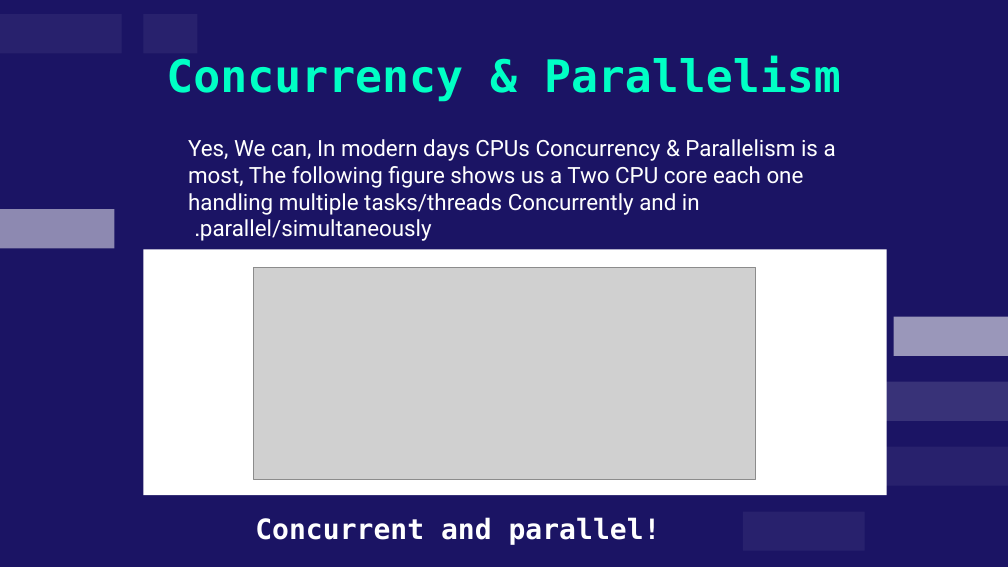
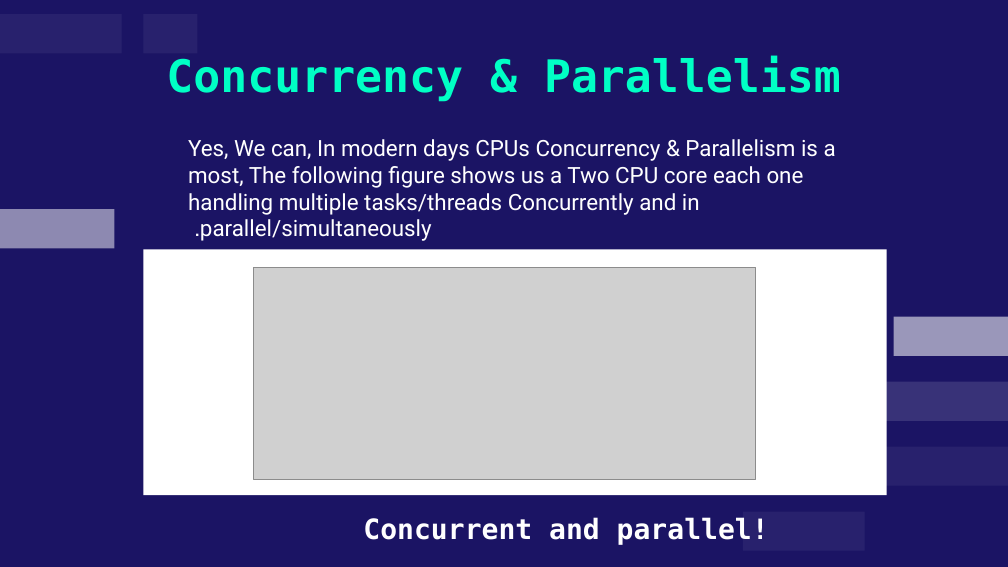
Before and after one commit to Salma7577/multiThreading_and_multiProcessing, a slide deck: slide 13 of Presentation.pptx (slide 11 before the commit). Drawn at 1008x567 pixels with LibreOffice and Linux fonts; fonts in the diff are those of the drawing; grey boxes stand for pictures. Boxes give left, top, right and bottom in pixels: in the first picture for what was removed or moved away, otherwise in the second. Text is boxed around its words. In the diff, an @@ line names an element or a change of style, - is before the commit and + after.

```diff
--- a/Presentation.pptx
+++ b/Presentation.pptx
@@ text "Concurrent and parallel!": place and size @@
-text "Concurrent and parallel!" at box(255, 517, 661, 545)
+text "Concurrent and parallel!" at box(363, 517, 769, 545)
```
Also in this commit, not shown: 3 other slides changed, 1 slide removed, 8 other files.
